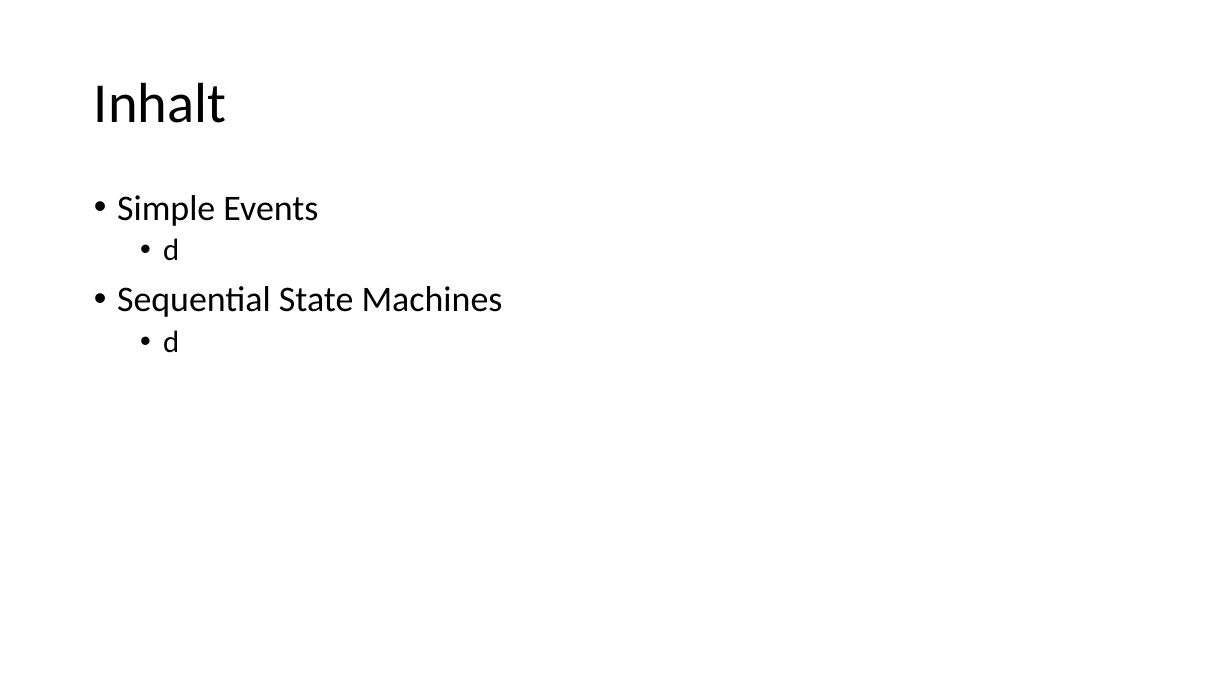
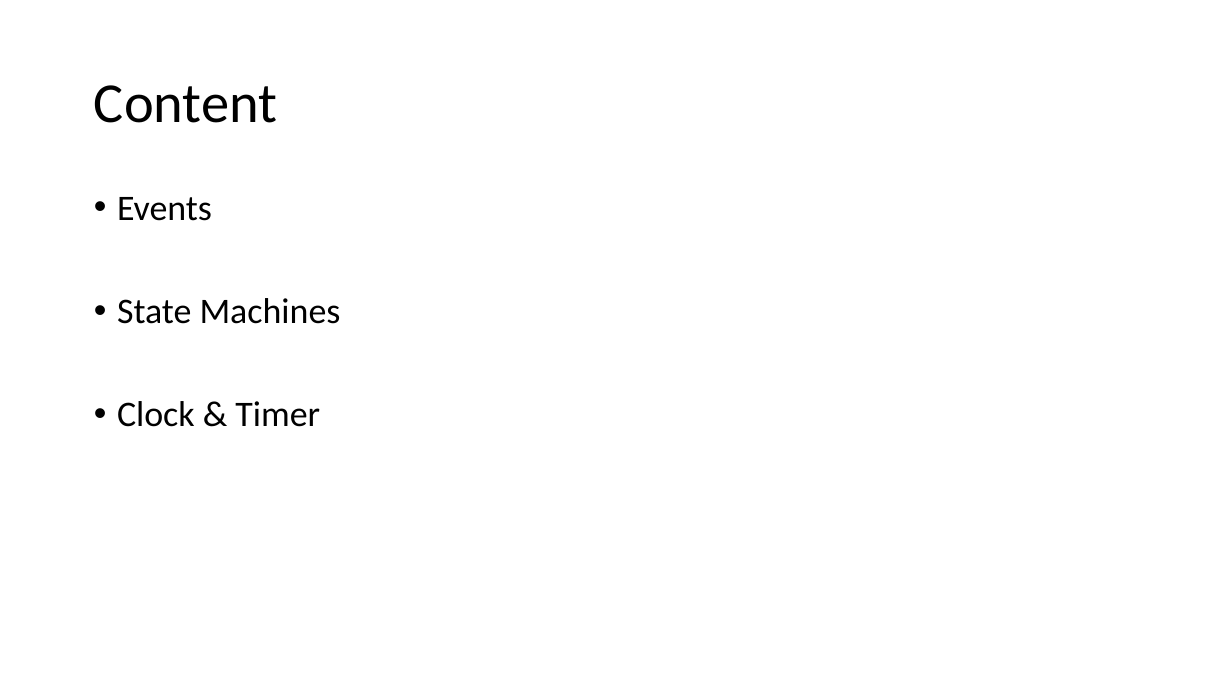
Before and after one commit to tdweber/Schweg_Web, a slide deck: slide 2 of SW04a Recap Schwegler Weber.pptx. Drawn at 1232x693 pixels with LibreOffice and Linux fonts; fonts in the diff are those of the drawing. Boxes give left, top, right and bottom in pixels: in the first picture for what was removed or moved away, otherwise in the second. Text is boxed around its words. In the diff, an @@ line names an element or a change of style, - is before the commit and + after.

```diff
--- a/SW04a Recap Schwegler Weber.pptx
+++ b/SW04a Recap Schwegler Weber.pptx
@@ title at (94, 85, 277, 123): text changed @@
-Inhalt
+Content
@@ text at (117, 197, 341, 427): text changed @@
-• Simple Events
-  • d
-• Sequential State Machines
-  • d
+• Events
+• State Machines
+• Clock & Timer
```
Also in this commit, not shown: 5 other slides changed, 9 slides added, 2 slides removed.
